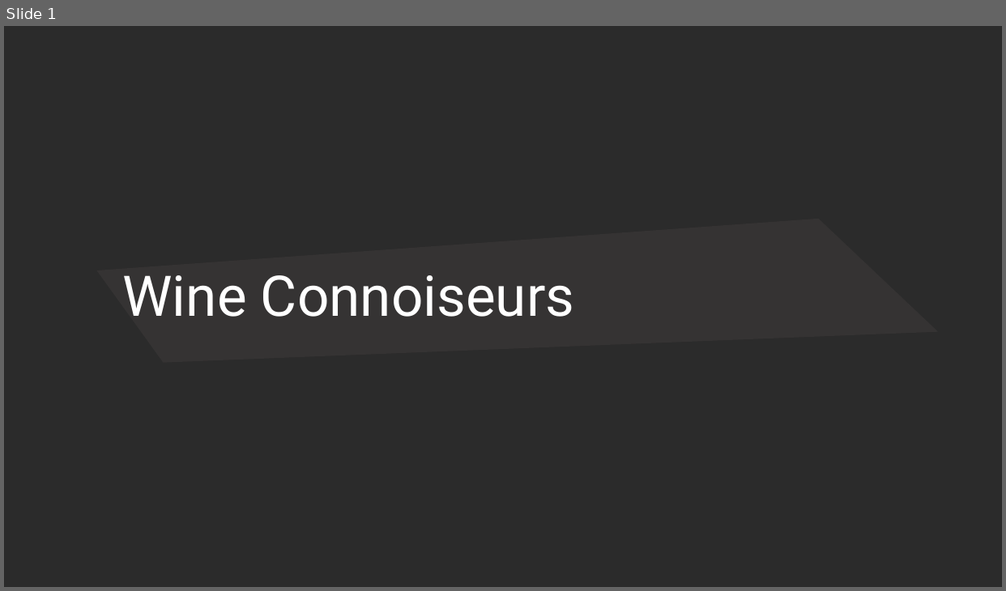
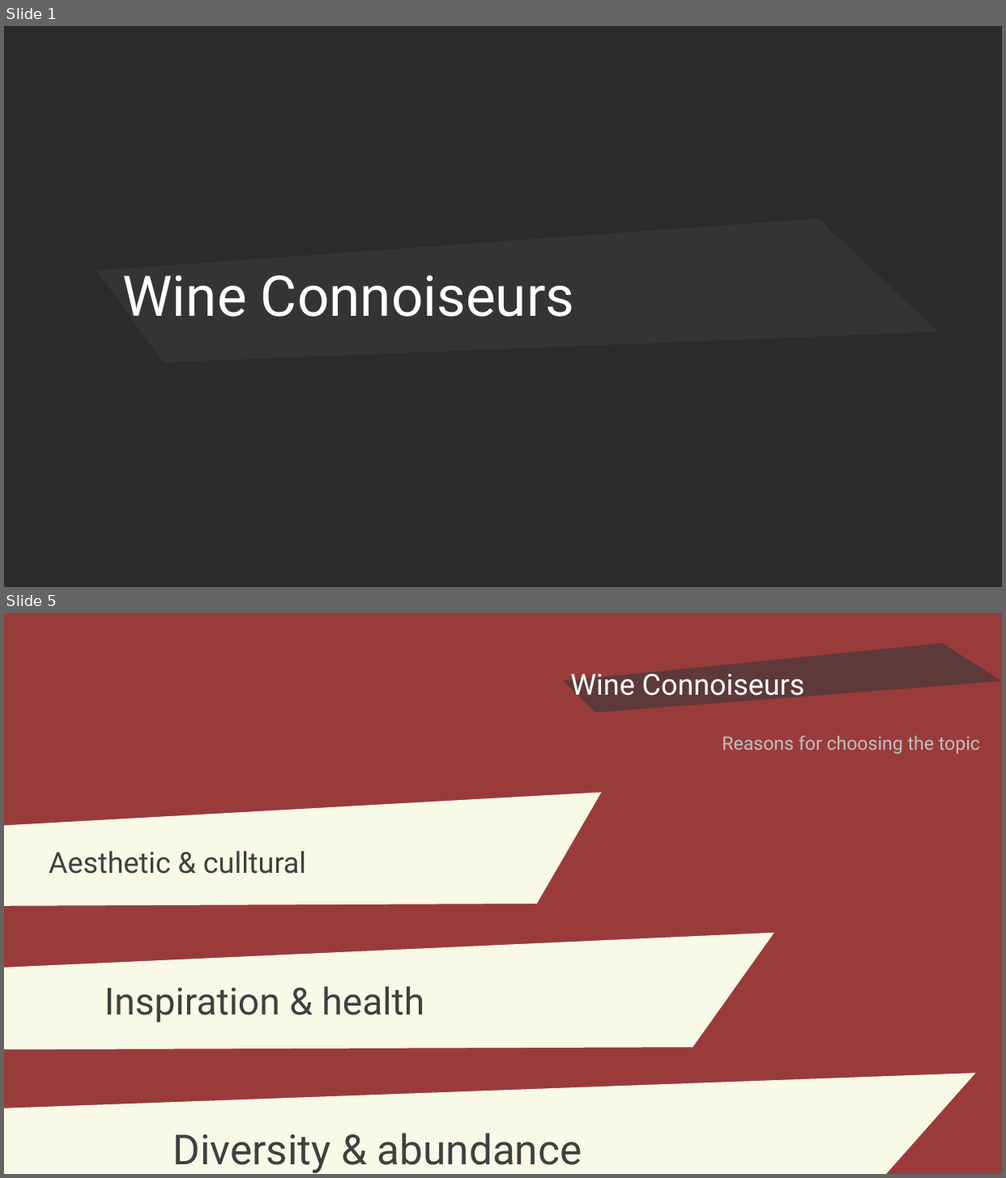
Before and after one commit to ONL-JSA41-PROJECTS/Han_and_her_deadline, a slide deck: presentation.pptx. Shown one above the other, each under a label of ours: slide 1 before the commit, slides 1 and 5 after it; the slides between them are not shown. The pictures are 1006x591 and 1006x1178 pixels, drawn with LibreOffice and Linux fonts; fonts in the diff are those of the drawing; background and template pictures are left out; a plain dark background stands for a picture behind light text. Boxes give left, top, right and bottom in pixels: in the first picture for what was removed or moved away, otherwise in the second. Text is boxed around its words. In the diff, an @@ line names an element or a change of style, - is before the commit and + after.

```diff
--- a/presentation.pptx
+++ b/presentation.pptx
@@ slide 5 added at bbox=[4, 613, 1002, 1174], background #9A3B3B @@
@@ text added at bbox=[4, 613, 166, 780], 18 pt, text #404040 @@
+Pham Han
@@ freeform shape added at bbox=[564, 613, 1002, 749], fill #3B3838 at 63% opacity @@
@@ text added at bbox=[570, 668, 805, 702], 28 pt, text #FFFFFF @@
+Wine Connoiseurs
@@ text added at bbox=[722, 735, 980, 754], 18 pt, text #BFBFBF @@
+Reasons for choosing the topic
@@ freeform shape added at bbox=[4, 793, 602, 906], fill #F8F9E7 @@
@@ text added at bbox=[49, 851, 306, 874], 28 pt, text #404040 @@
+Aesthetic & culltural
@@ freeform shape added at bbox=[4, 933, 774, 1050], fill #F8F9E7 @@
@@ text added at bbox=[104, 986, 424, 1023], 36 pt, text #404040 @@
+Inspiration & health
@@ freeform shape added at bbox=[4, 1073, 976, 1174], fill #F8F9E7 @@
@@ text added at bbox=[172, 1133, 582, 1174], 40 pt, text #404040 @@
+Diversity & abundance
```
Also in this commit, not shown: 4 other slides added, 4 other files.
